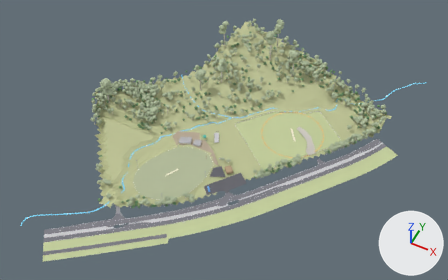
Renders of the glTF model KHFR_stage2_summer.glb from each side of a commit.
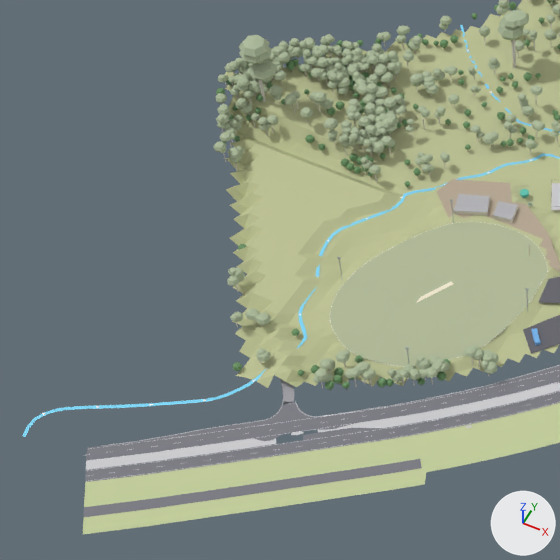
Each version appears first whole from a 50 mm lens placed at (300.0, -668.0, 749.0), pointed at (13.0, -93.0, 30.0), and next in a close-up on the part from 3% to 49% of the width and 23% to 97% of the height. Every picture has the same lights, and +X, +Y and +Z are marked at lower right. The first two pictures are the older version. Vertices at exactly the same position are counted once.

In view in the first close-up: 'Bush planting zones (euc_can)', 'Bushland forest (euc_can)', 'Driveway', 'Existing Ground 1 (worn turf)', 'Existing dirt parking and road', 'Giant eucalypts (canopies)', 'Median (separated)', 'Reserve terrain', 'Road reserve (far verge)', 'Service road (E1 side)', 'Swansea Rd NE-bound (surveyed both edges)', 'Swansea Rd SW-bound (2 lanes, smooth)', 'Tennis precinct bush retained (euc_can)' and 34 more.
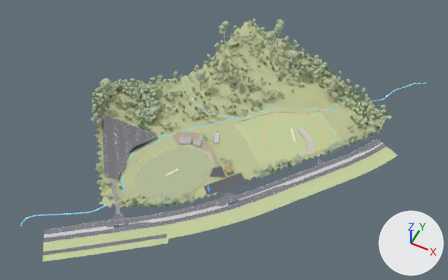
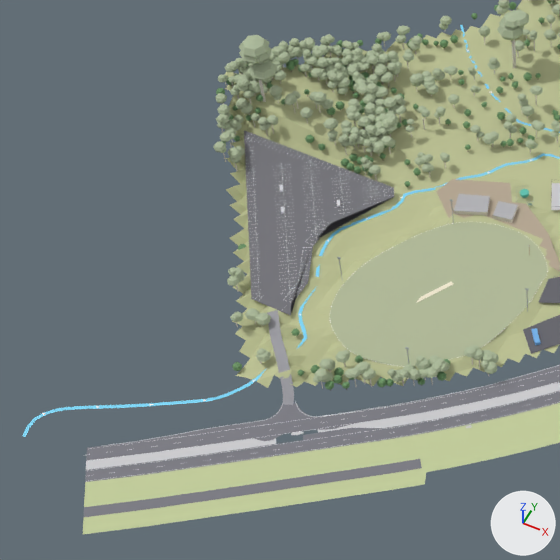
Boxes [x1, y1, x2, y2] around the edits, measured in the close-ups (560 x 560 px):
'New car park (~220)', recoloured, reshaped (not visible before)
    after: [244, 130, 394, 315]
'Driveway', reshaped
    before: [280, 379, 294, 404]
    after: [267, 310, 294, 405]
'Parking bays (~266 marked)', moved (not visible before)
    after: [246, 135, 392, 311]

The change in detail:
Material 'park' (mat_park) changes colour from light grey #c4c4c8 to grey #737379; in linear values from (0.55, 0.55, 0.58) to (0.17, 0.17, 0.19).
me_new_car_park___220 is used by ob_new_car_park___220; location (0.0, 0.0, 0.0).
me_new_car_park___220 had 19 vertices, 27 faces and spanned x -205.5..-95.5, y -220.3..-112.3, z 0.0..0.1.
me_new_car_park___220 now has 20 vertices, 36 faces and spans x -205.5..-95.5, y -220.3..-112.3, z 6.4..6.6.
me_new_car_park___220 part 1: the whole mesh is rebuilt.
me_parking_bays___266_marked is used by ob_parking_bays___266_marked; location (0.0, 0.0, 0.0).
me_parking_bays___266_marked had 1164 vertices, 744 faces and spanned x -202.3..-96.4, y -220.0..-112.6, z 0.1.
me_parking_bays___266_marked now has 1164 vertices, 744 faces and spans x -202.3..-96.4, y -220.0..-112.6, z 6.6.
me_parking_bays___266_marked part 2: the whole mesh is moved by (0.0, 0.0, 6.5).
me_driveway is used by ob_driveway; location (0.0, 0.0, 0.0).
me_driveway had 182 vertices, 180 faces and spanned x -114.3..-70.6, y -269.2..-220.8, z 0.1.
me_driveway now has 363 vertices, 361 faces and spans x -114.3..-70.6, y -269.3..-220.4, z 0.1..6.6.
me_driveway part 3: 180 vertices removed from x -114.3..-70.9, y -269.2..-220.8, z 0.1; 361 vertices added at x -114.3..-70.7, y -269.3..-220.4, z 0.1..6.6.
